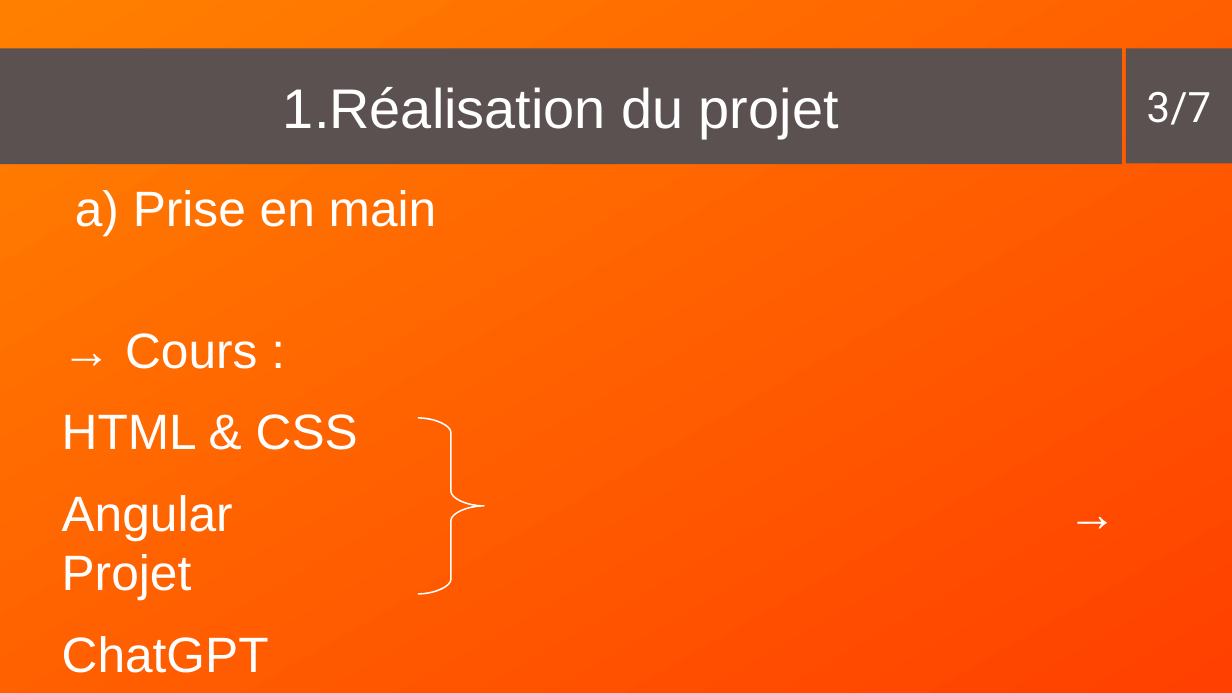
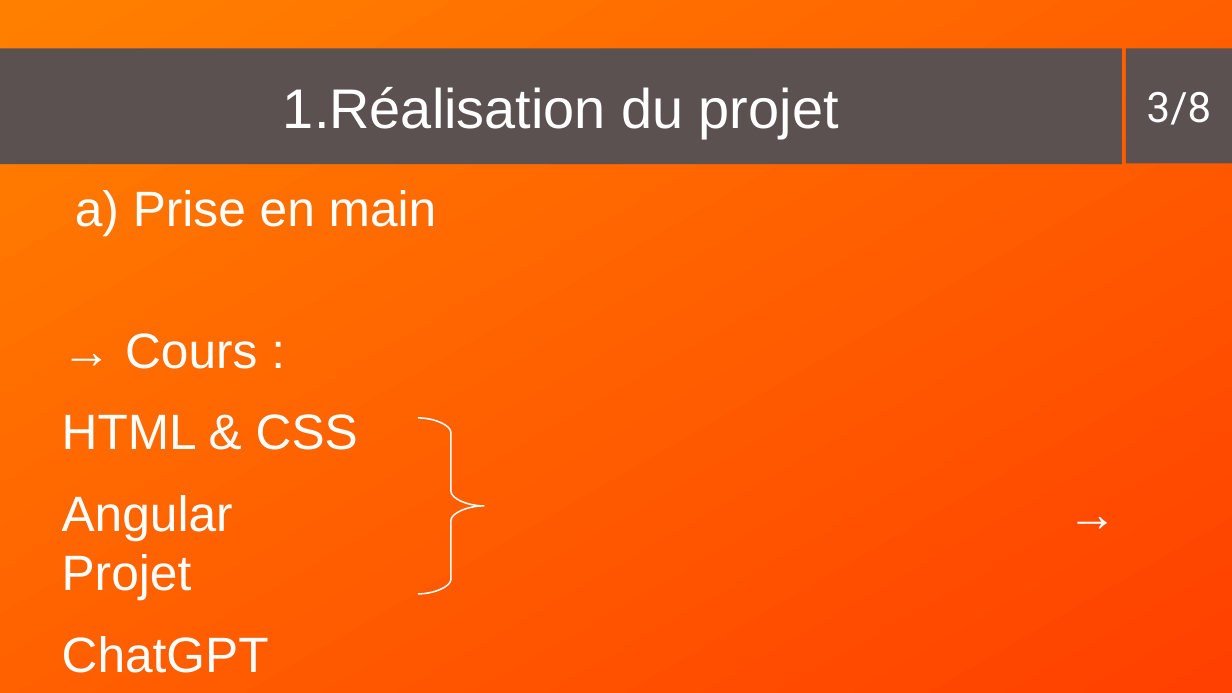
Before and after one commit to ZaeRon007/FormationFullStack, a slide deck: slide 3 of documents/presentation/presentation2.odp. Drawn at 1232x693 pixels with LibreOffice and Linux fonts; fonts in the diff are those of the drawing. Boxes give left, top, right and bottom in pixels: in the first picture for what was removed or moved away, otherwise in the second. Text is boxed around its words. In the diff, an @@ line names an element or a change of style, - is before the commit and + after.

```diff
--- a/documents/presentation/presentation2.odp
+++ b/documents/presentation/presentation2.odp
@@ text in rectangle at <box>1147,92,1211,125</box>: text changed @@
-3/7
+3/8
```
Also in this commit, not shown: 5 other slides changed, 1 slide added, 1 other file.
